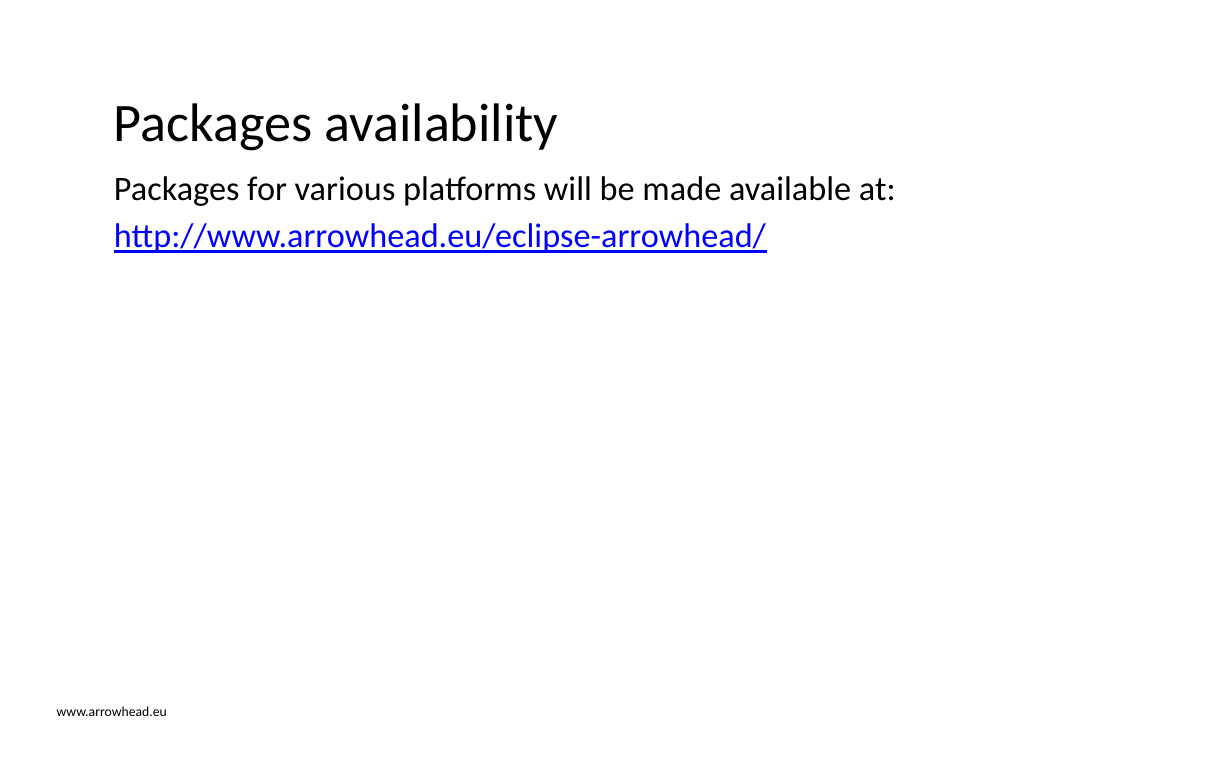
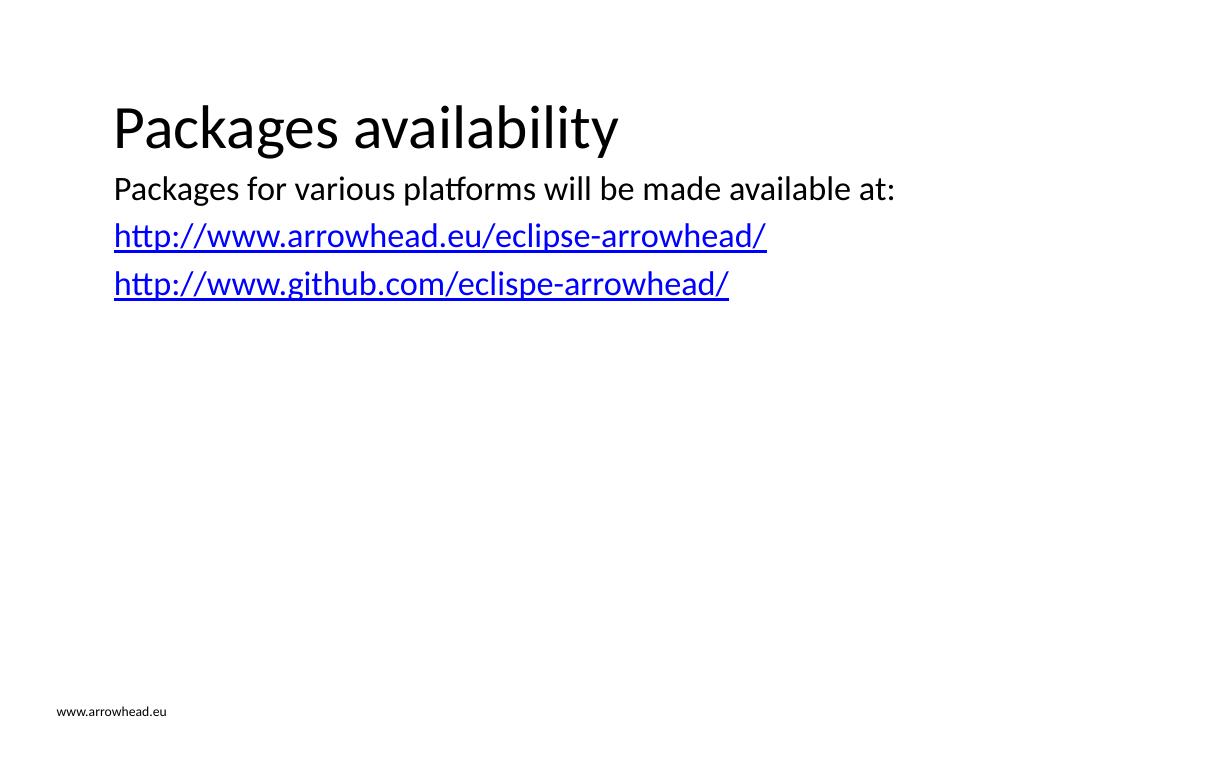
Before and after one commit to eclipse-arrowhead/roadmap, a slide deck: slide 15 of Governanace_strategy/Eclipse_Arrowhead_Roadmap_organisation.pptx (slide 17 before the commit). Drawn at 1232x770 pixels with LibreOffice and Linux fonts; fonts in the diff are those of the drawing; background and template pictures are left out. Boxes give left, top, right and bottom in pixels: in the first picture for what was removed or moved away, otherwise in the second. Text is boxed around its words. In the diff, an @@ line names an element or a change of style, - is before the commit and + after.

```diff
--- a/Governanace_strategy/Eclipse_Arrowhead_Roadmap_organisation.pptx
+++ b/Governanace_strategy/Eclipse_Arrowhead_Roadmap_organisation.pptx
@@ title "Packages availability" at [114, 105, 619, 159]: size 31.7 to 36 pt @@
@@ text at [114, 271, 729, 301]: paragraph added @@
+http://www.github.com/eclispe-arrowhead/
```
Also in this commit, not shown: 12 other slides changed, 1 slide added, 3 slides removed, 8 other files.
